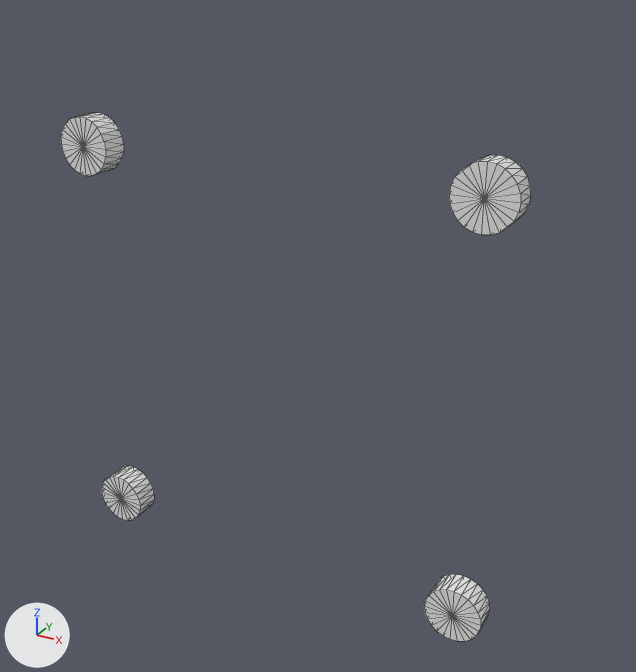
Two versions of the OBJ model assets/meshes/drones/matrice4e/matrice4e__motor.obj, one commit apart.
One viewpoint serves both versions: a camera (50 mm lens) standing at (0.314, -0.521, 0.289) and looking at (0.024, 0.006, 0.026). The lights are fixed; the arrows at lower left show +X, +Y and +Z. The picture after the commit comes second. Mesh edges are drawn as thin lines. Where no turn or scale is listed for an object, it has been applied to the vertices.

Names of what the first picture shows: 'matrice4e__motor'.
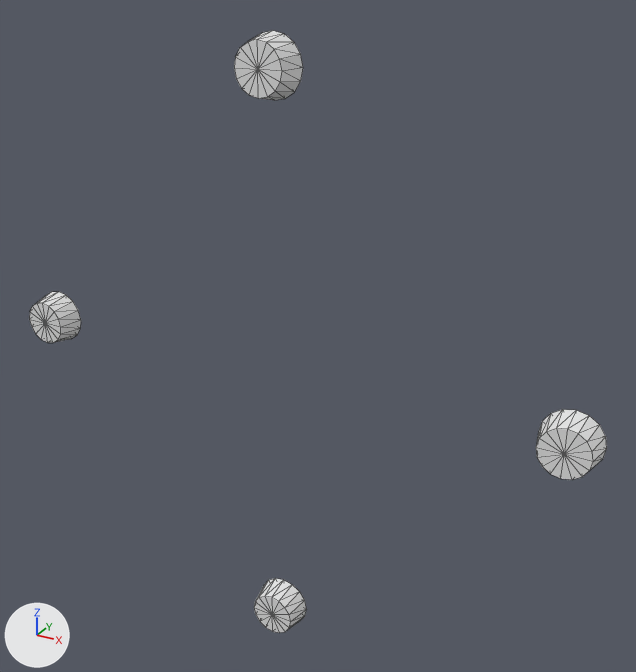
Boxes (x1, y1, x2, y2) around the edits, measured in the pictures (636 x 672 px):
```json
{"object": "matrice4e__motor", "change": "reshaped", "before": [61, 113, 531, 641], "after": [29, 31, 607, 633], "on screen": "23% wider, 14% taller"}
{"part": 1, "of": "me_matrice4e__motor", "change": "added", "after": [29, 292, 81, 343]}
{"part": 2, "of": "me_matrice4e__motor", "change": "added", "after": [254, 578, 307, 633]}
{"part": 3, "of": "me_matrice4e__motor", "change": "added", "after": [536, 409, 607, 480]}
{"part": 4, "of": "me_matrice4e__motor", "change": "added", "after": [234, 31, 303, 100]}
{"part": 5, "of": "me_matrice4e__motor", "change": "deleted", "before": [449, 155, 531, 235]}
{"part": 6, "of": "me_matrice4e__motor", "change": "deleted", "before": [61, 113, 124, 176]}
{"part": 7, "of": "me_matrice4e__motor", "change": "deleted", "before": [102, 466, 154, 520]}
{"part": 8, "of": "me_matrice4e__motor", "change": "deleted", "before": [424, 574, 490, 641]}
```

Scene script edits in JSON lines:
```json
{"block": "me_matrice4e__motor", "where": "# used by ob_matrice4e__motor; location = (0.0, 0.0, 0.0)"}
{"op": "remove", "block": "me_matrice4e__motor", "code": "me_matrice4e__motor.from_pydata(...)  # 200 vertices, 384 faces; spans x -0.177..0.177, y -0.03..-0.01, z -0.177..0.177"}
{"op": "add", "block": "me_matrice4e__motor", "code": "me_matrice4e__motor.from_pydata(...)  # 136 vertices, 256 faces; spans x -0.241..0.241, y -0.03..-0.01, z -0.241..0.241"}
{"block": "me_matrice4e__motor", "change": "me_matrice4e__motor part 1: a new loose piece, a 16-sided cut cone along y (radius 0.018 at the low end, 0.022 at the high end) spanning x -0.241..-0.197, y -0.03..-0.01, z -0.022..0.022"}
{"block": "me_matrice4e__motor", "change": "me_matrice4e__motor part 2: a new loose piece, a 16-sided cut cone along y (radius 0.018 at the low end, 0.022 at the high end) spanning x -0.022..0.022, y -0.03..-0.01, z -0.241..-0.197"}
{"block": "me_matrice4e__motor", "change": "me_matrice4e__motor part 3: a new loose piece, a 16-sided cut cone along y (radius 0.018 at the low end, 0.022 at the high end) spanning x 0.197..0.241, y -0.03..-0.01, z -0.022..0.022"}
{"block": "me_matrice4e__motor", "change": "me_matrice4e__motor part 4: a new loose piece, a 16-sided cut cone along y (radius 0.018 at the low end, 0.022 at the high end) spanning x -0.022..0.022, y -0.03..-0.01, z 0.197..0.241"}
{"block": "me_matrice4e__motor", "change": "me_matrice4e__motor part 5: the loose piece of 50 vertices spanning x 0.133..0.177, y -0.03..-0.01, z 0.133..0.177 is deleted"}
{"block": "me_matrice4e__motor", "change": "me_matrice4e__motor part 6: the loose piece of 50 vertices spanning x -0.177..-0.133, y -0.03..-0.01, z 0.133..0.177 is deleted"}
{"block": "me_matrice4e__motor", "change": "me_matrice4e__motor part 7: the loose piece of 50 vertices spanning x -0.177..-0.133, y -0.03..-0.01, z -0.177..-0.133 is deleted"}
{"block": "me_matrice4e__motor", "change": "me_matrice4e__motor part 8: the loose piece of 50 vertices spanning x 0.133..0.177, y -0.03..-0.01, z -0.177..-0.133 is deleted"}
```
